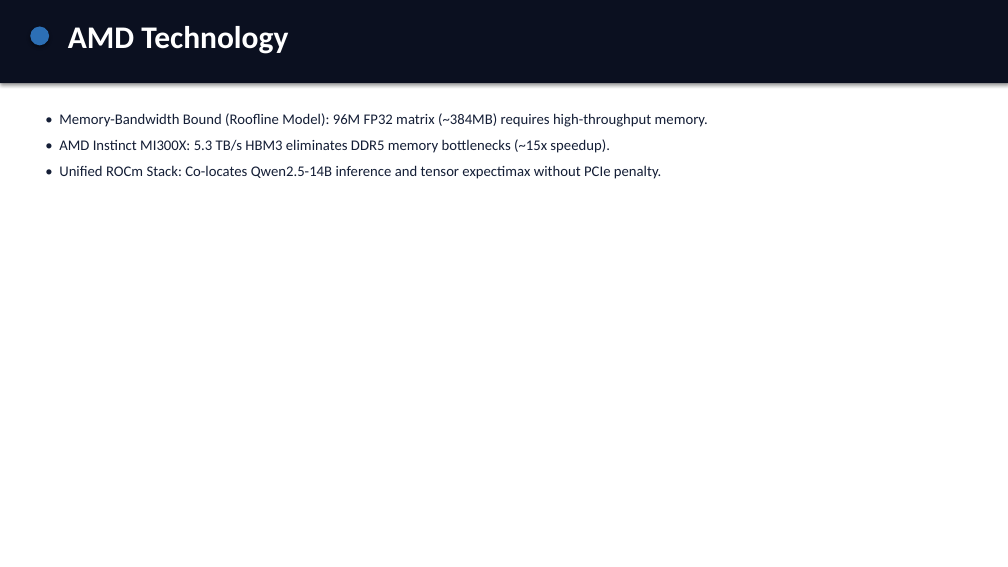
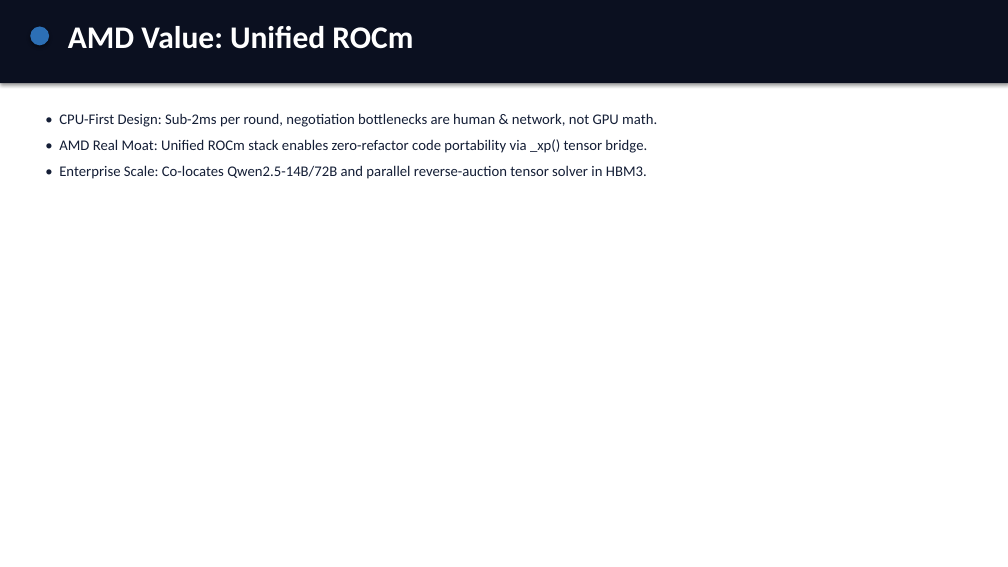
Before and after one commit to Fu93/tradeflow-ai, a slide deck: slide 7 of results/pitch.pptx. Drawn at 1008x567 pixels with LibreOffice and Linux fonts; fonts in the diff are those of the drawing. Boxes give left, top, right and bottom in pixels: in the first picture for what was removed or moved away, otherwise in the second. Text is boxed around its words. In the diff, an @@ line names an element or a change of style, - is before the commit and + after.

Commit message:
docs: enrich Alex Rivera user story and reframe AMD narrative around unified ROCm portability

```diff
--- a/results/pitch.pptx
+++ b/results/pitch.pptx
@@ text at bbox=[68, 26, 413, 49]: text changed @@
-AMD Technology
+AMD Value: Unified ROCm
@@ text at bbox=[59, 113, 657, 179]: text changed @@
-• Memory-Bandwidth Bound (Roofline Model): 96M FP32 matrix (~384MB) requires high-throughput memory.
-• AMD Instinct MI300X: 5.3 TB/s HBM3 eliminates DDR5 memory bottlenecks (~15x speedup).
-• Unified ROCm Stack: Co-locates Qwen2.5-14B inference and tensor expectimax without PCIe penalty.
+• CPU-First Design: Sub-2ms per round, negotiation bottlenecks are human & network, not GPU math.
+• AMD Real Moat: Unified ROCm stack enables zero-refactor code portability via _xp() tensor bridge.
+• Enterprise Scale: Co-locates Qwen2.5-14B/72B and parallel reverse-auction tensor solver in HBM3.
```
Also in this commit, not shown: 1 other slide changed, 3 other files.
